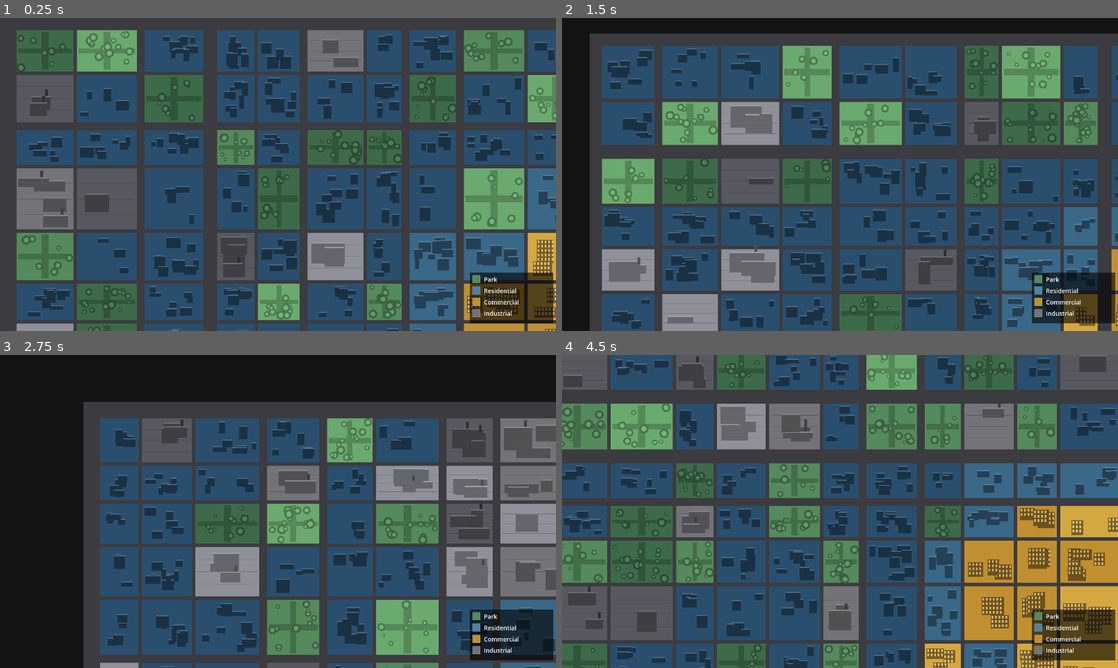
Above: before the commit, frames 1-4 (two rows, left to right).
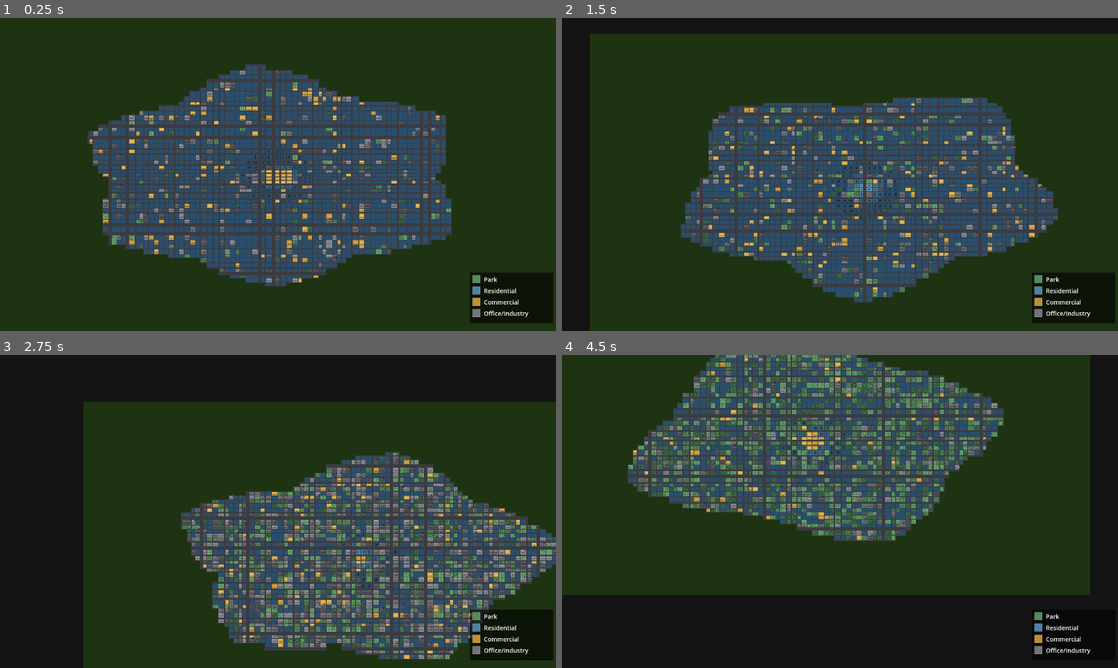
Above: after the commit, the same moments.

Repository: estebanm123/transit
Game: Godot game, scene res://city_map.tscn
The game is run twice, just before and just after one commit, with the same random seed, the same clock (stepped at 60 frames per second) and the same inputs.
Inputs (mouse positions are in pixels of both pictures, inside the frame that each line leads up to):
- Up to frame 1 (0.25 s): no input
- Up to frame 2 (1.5 s): tap Enter at 0.5 s; move the mouse to (962, 158) at 0.52 s; tap R at 0.6 s; click (962, 158) at 0.67 s; tap Space at 1.25 s; drag from (728, 190) to (812, 237) at 1.27 s
- Up to frame 3 (2.75 s): tap Enter at 2 s; move the mouse to (333, 442) at 2.02 s; tap R at 2.1 s; click (333, 442) at 2.17 s
- Up to frame 4 (4.5 s): tap Space at 2.75, 4.25 s; drag from (812, 574) to (673, 464) at 2.77 s; tap Enter at 3.5 s; move the mouse to (1006, 558) at 3.52 s; tap R at 3.6 s; click (1006, 558) at 3.67 s; drag from (673, 464) to (756, 433) at 4.27 s

The runs differ from the first frame. In frame 1, 88% of the frame differs, in the area x 0-100%, y 0-100%; in frame 2, 80%; in frame 3, 65%; in frame 4, 93%.

Commit message:
Various layout updates

Diff:
--- a/city_map.gd
+++ b/city_map.gd
@@ -1,14 +1,19 @@
 extends Node2D
 
-const MapW: int = 2560
-const MapH: int = 1440
+const MapW: int = 1280
+const MapH: int = 720
 const Margin: int = 20
-const Cols: int = 20
-const Rows: int = 12
+const Cols: int = 100
+const Rows: int = 60
 const StreetW: int = 14
 
-enum Zone { Park, Residential, Commercial, Industrial }
-
+enum Zone { Empty, Park, Residential, Commercial, OfficeIndustry }
+
+const WArterial: float = 8.0
+const WCollector: float = 4.0
+const WLocal: float = 1.5
+
+const CCountryside: Color = Color("#1e3312")
 const CStreet: Color = Color("#3b3b40")
 
 const CPark := [
@@ -51,6 +56,9 @@
 var _colors: Array
 var _details: Array
 var _font: Font
+
+var _numArms: int = 0
+var _armAngles: Array[float] = []
 
 var _zoom: float = 1.0
 var _pan: Vector2 = Vector2.ZERO
@@ -99,25 +107,50 @@
     queue_redraw()
 
 
-func _randomStreetW() -> float:
-    var r: float = rng.randf()
-    if r < 0.08:
-        return 32.0
-    elif r < 0.35:
-        return 18.0
-    else:
-        return 8.0
-
-
 func _computeLayout() -> void:
+    # 1. Decide arm angles first — these drive the arterial layout
+    _numArms = rng.randi_range(4, 6)
+    _armAngles.clear()
+    var baseAngle: float = rng.randf() * TAU
+    for i in _numArms:
+        _armAngles.append(baseAngle + float(i) * TAU / float(_numArms)
+                          + rng.randf_range(-0.12, 0.12))
+
+    # 2. Start all streets as narrow local roads
     streetW_v.clear()
     for _i in Cols + 1:
-        streetW_v.append(_randomStreetW())
-
+        streetW_v.append(WLocal)
     streetW_h.clear()
     for _i in Rows + 1:
-        streetW_h.append(_randomStreetW())
-
+        streetW_h.append(WLocal)
+
+    # 3. Place collectors at semi-regular spacing
+    var colSpacing: int = rng.randi_range(7, 11)
+    var rowSpacing: int = rng.randi_range(5, 8)
+    for col in Cols + 1:
+        if col % colSpacing == 0:
+            streetW_v[col] = WCollector
+    for row in Rows + 1:
+        if row % rowSpacing == 0:
+            streetW_h[row] = WCollector
+
+    # 4. Upgrade streets near each arm direction to arterials
+    var cxF: float = Cols * 0.5
+    var cyF: float = Rows * 0.5
+    for armAngle: float in _armAngles:
+        var ci: int = clamp(int(round(cxF + cos(armAngle) * cxF * 0.65)), 1, Cols - 1)
+        var ri: int = clamp(int(round(cyF + sin(armAngle) * cyF * 0.65)), 1, Rows - 1)
+        streetW_v[ci] = WArterial
+        streetW_h[ri] = WArterial
+        # Also promote the nearest collector on each side of center along the arm
+        var ci2: int = clamp(int(round(cxF + cos(armAngle) * cxF * 0.28)), 1, Cols - 1)
+        var ri2: int = clamp(int(round(cyF + sin(armAngle) * cyF * 0.28)), 1, Rows - 1)
+        if streetW_v[ci2] < WArterial:
+            streetW_v[ci2] = WCollector
+        if streetW_h[ri2] < WArterial:
+            streetW_h[ri2] = WCollector
+
+    # 5. Compute block sizes from remaining available space
     var totalStreetW: float = 0.0
     for sw in streetW_v:
         totalStreetW += sw
@@ -165,6 +198,24 @@
     return Rect2(_colX[col], _rowY[row], colWidths[col], rowHeights[row])
 
 
+func _isInsideCity(col: int, row: int) -> bool:
+    var cx: float = (Cols - 1) / 2.0
+    var cy: float = (Rows - 1) / 2.0
+    var dx: float = (col - cx) / (Cols / 2.0)
+    var dy: float = (row - cy) / (Rows / 2.0)
+    var nd: float = sqrt(dx * dx + dy * dy)
+    if nd < 0.55:
+        return true
+    var angle: float = atan2(dy, dx)
+    for armAngle: float in _armAngles:
+        var diff: float = angle - armAngle
+        diff -= TAU * round(diff / TAU)
+        var t: float = max(0.0, 1.0 - abs(diff) / 0.65)
+        if nd < 0.55 + 0.18 * t:
+            return true
+    return false
+
+
 func _buildMap() -> void:
     var cx: float = (Cols - 1) / 2.0
     var cy: float = (Rows - 1) / 2.0
@@ -174,6 +225,8 @@
 
     var cityParkRatio: float = rng.randf_range(0.0, 0.50)
     var cityIndRatio: float = rng.randf_range(0.0, 0.50)
+    var comCore: float = rng.randf_range(0.4, 2.4)
+    var comFringe: float = comCore + rng.randf_range(0.4, 2.0)
 
     for row in Rows:
         var zr: Array = []
@@ -186,9 +239,11 @@
             var corner: bool = (col == 0 or col == Cols - 1) and (row == 0 or row == Rows - 1)
 
             var z: Zone
-            if d < 1.6:
+            if not _isInsideCity(col, row):
+                z = Zone.Empty
+            elif d < comCore:
                 z = Zone.Commercial
-            elif d < 3.0:
+            elif d < comFringe:
                 if rng.randf() < 0.07:
                     z = Zone.Commercial
                 elif rng.randf() < cityParkRatio * 0.5:
@@ -199,8 +254,10 @@
                 var parkChance: float = min(0.95, cityParkRatio * (3.0 if corner else 1.0))
                 if rng.randf() < parkChance:
                     z = Zone.Park
+                elif rng.randf() < 0.06:
+                    z = Zone.Commercial
                 elif rng.randf() < cityIndRatio:
-                    z = Zone.Industrial
+                    z = Zone.OfficeIndustry
                 else:
                     z = Zone.Residential
 
@@ -213,77 +270,95 @@
                     c = CRes[CRes.size() - 1 - idx]
                 Zone.Commercial:
                     c = CCom[rng.randi() % CCom.size()]
-                Zone.Industrial:
+                Zone.OfficeIndustry:
                     c = CInd[rng.randi() % CInd.size()]
                 _:
                     c = Color.WHITE
 
             zr.append(z)
             cr.append(c)
-            dr.append(_genDetails(z, c, col, row))
+            dr.append(_genDetails(z, c, col, row, d))
 
         _zones.append(zr)
         _colors.append(cr)
         _details.append(dr)
 
 
-func _genDetails(z: Zone, _c: Color, col: int, row: int) -> Dictionary:
+func _genDetails(z: Zone, _c: Color, col: int, row: int, dist: float = 0.0) -> Dictionary:
     var rect: Rect2 = _blockRect(col, row)
+    var tileScale: float = sqrt(rect.get_area()) / 7.5
     var d: Dictionary = {}
 
     match z:
         Zone.Park:
             d["paths"] = [
                 Rect2(rect.position.x + rect.size.x * 0.44,
-                      rect.position.y + 4,
+                      rect.position.y + 1.5,
                       rect.size.x * 0.12,
-                      rect.size.y - 8),
-                Rect2(rect.position.x + 4,
+                      rect.size.y - 3.0),
+                Rect2(rect.position.x + 1.5,
                       rect.position.y + rect.size.y * 0.44,
-                      rect.size.x - 8,
+                      rect.size.x - 3.0,
                       rect.size.y * 0.12),
             ]
             var trees: Array = []
-            for _i in rng.randi_range(6, 16):
+            for _i in rng.randi_range(max(1, int(2.0 * tileScale)), max(1, int(6.0 * tileScale))):
                 trees.append({
                     "p": Vector2(
-                        rect.position.x + rng.randf_range(8.0, rect.size.x - 8.0),
-                        rect.position.y + rng.randf_range(8.0, rect.size.y - 8.0)),
-                    "r": rng.randf_range(4.0, 11.0),
+                        rect.position.x + rng.randf_range(3.0, max(3.0, rect.size.x - 3.0)),
+                        rect.position.y + rng.randf_range(3.0, max(3.0, rect.size.y - 3.0))),
+                    "r": rng.randf_range(1.5, 4.0),
                 })
             d["trees"] = trees
 
         Zone.Residential:
+            var floors: int
+            if dist < 3.0:
+                floors = rng.randi_range(6, 10)
+            elif dist < 6.0:
+                floors = rng.randi_range(3, 5)
+            else:
+                floors = 1
+            d["density"] = floors
             var blds: Array = []
-            for _i in rng.randi_range(3, 9):
-                var bw2: float = rng.randf_range(10.0, min(34.0, rect.size.x * 0.33))
-                var bh2: float = rng.randf_range(10.0, min(34.0, rect.size.y * 0.33))
+            if floors == 1:
+                for _i in rng.randi_range(max(1, int(1.0 * tileScale)), max(1, int(3.0 * tileScale))):
+                    var bw2: float = rng.randf_range(0.5, max(0.5, min(0.9, rect.size.x * 0.028)))
+                    var bh2: float = rng.randf_range(0.6, max(0.6, min(1.0, rect.size.y * 0.028)))
+                    blds.append(Rect2(
+                        rect.position.x + rng.randf_range(0.5, max(0.5, rect.size.x - bw2 - 0.5)),
+                        rect.position.y + rng.randf_range(0.5, max(0.5, rect.size.y - bh2 - 0.5)),
+                        bw2, bh2))
+            else:
+                var towerH: float = min(float(floors) * 2.7 + 1.5, rect.size.y - 4.0)
+                for _i in rng.randi_range(max(1, int(1.0 * tileScale)), max(1, int(3.0 * tileScale))):
+                    var bw2: float = rng.randf_range(3.5, min(8.0, rect.size.x * 0.28))
+                    blds.append(Rect2(
+                        rect.position.x + rng.randf_range(2.0, max(2.0, rect.size.x - bw2 - 2.0)),
+                        rect.position.y + rng.randf_range(2.0, max(2.0, rect.size.y - towerH - 2.0)),
+                        bw2, towerH))
+            d["blds"] = blds
+
+        Zone.Commercial:
+            var blds: Array = []
+            for _i in rng.randi_range(max(1, int(1.0 * tileScale)), max(1, int(2.0 * tileScale))):
+                var bw2: float = rng.randf_range(9.0, min(20.0, rect.size.x * 0.55))
+                var bh2: float = rng.randf_range(5.5, min(13.0, rect.size.y * 0.40))
                 blds.append(Rect2(
-                    rect.position.x + rng.randf_range(5.0, rect.size.x - bw2 - 5.0),
-                    rect.position.y + rng.randf_range(5.0, rect.size.y - bh2 - 5.0),
+                    rect.position.x + rng.randf_range(1.5, max(1.5, rect.size.x - bw2 - 1.5)),
+                    rect.position.y + rng.randf_range(1.5, max(1.5, rect.size.y - bh2 - 1.5)),
                     bw2, bh2))
             d["blds"] = blds
 
-        Zone.Commercial:
-            var blds: Array = []
-            for _i in rng.randi_range(2, 5):
-                var bw2: float = rng.randf_range(22.0, min(56.0, rect.size.x * 0.52))
-                var bh2: float = rng.randf_range(22.0, min(56.0, rect.size.y * 0.52))
-                blds.append(Rect2(
-                    rect.position.x + rng.randf_range(4.0, rect.size.x - bw2 - 4.0),
-                    rect.position.y + rng.randf_range(4.0, rect.size.y - bh2 - 4.0),
-                    bw2, bh2))
-            d["blds"] = blds
-
-        Zone.Industrial:
+        Zone.OfficeIndustry:
             var blds: Array = []
             var stacks: Array = []
-            for _i in rng.randi_range(1, 4):
-                var bw2: float = rng.randf_range(26.0, min(80.0, rect.size.x * 0.70))
-                var bh2: float = rng.randf_range(16.0, min(60.0, rect.size.y * 0.60))
+            for _i in rng.randi_range(max(1, int(1.0 * tileScale)), max(1, int(2.0 * tileScale))):
+                var bw2: float = rng.randf_range(9.0, min(27.0, rect.size.x * 0.70))
+                var bh2: float = rng.randf_range(5.5, min(20.0, rect.size.y * 0.60))
                 var br: Rect2 = Rect2(
-                    rect.position.x + rng.randf_range(4.0, rect.size.x - bw2 - 4.0),
-                    rect.position.y + rng.randf_range(4.0, rect.size.y - bh2 - 4.0),
+                    rect.position.x + rng.randf_range(1.5, max(1.5, rect.size.x - bw2 - 1.5)),
+                    rect.position.y + rng.randf_range(1.5, max(1.5, rect.size.y - bh2 - 1.5)),
                     bw2, bh2)
                 blds.append(br)
                 if rng.randf() < 0.40:
@@ -292,8 +367,8 @@
             for i in 3:
                 var ly: float = rect.position.y + (i + 1) * rect.size.y / 4.0
                 lines.append([
-                    Vector2(rect.position.x + 4.0, ly),
-                    Vector2(rect.position.x + rect.size.x - 4.0, ly),
+                    Vector2(rect.position.x + 1.5, ly),
+                    Vector2(rect.position.x + rect.size.x - 1.5, ly),
                 ])
             d["blds"] = blds
             d["stacks"] = stacks
@@ -308,17 +383,23 @@
 
     draw_set_transform(_pan, 0.0, Vector2(_zoom, _zoom))
 
-    draw_rect(Rect2(0, 0, MapW, MapH), CStreet)
+    draw_rect(Rect2(0, 0, MapW, MapH), CCountryside)
 
     for row in Rows:
         for col in Cols:
+            var zone: Zone = _zones[row][col]
+            if zone == Zone.Empty:
+                continue
             var rect: Rect2 = _blockRect(col, row)
-            var zone: Zone = _zones[row][col]
+            var sl: float = streetW_v[col]
+            var sr: float = streetW_v[col + 1]
+            var st: float = streetW_h[row]
+            var sb: float = streetW_h[row + 1]
+            draw_rect(Rect2(rect.position.x - sl, rect.position.y - st,
+                            rect.size.x + sl + sr, rect.size.y + st + sb), CStreet)
             var color: Color = _colors[row][col]
-            var details: Dictionary = _details[row][col]
-
             draw_rect(rect, color)
-            _drawZoneDetail(zone, color, details)
+            _drawZoneDetail(zone, color, _details[row][col])
 
     draw_set_transform(Vector2.ZERO, 0.0, Vector2.ONE)
     _drawLegend()
@@ -334,31 +415,55 @@
                 draw_circle(t["p"], t["r"] * 0.55, c.lightened(0.10))
 
         Zone.Residential:
+            var density: int = det.get("density", 3)
             for b: Rect2 in det.get("blds", []):
-                draw_rect(b, c.darkened(0.38))
-                draw_rect(Rect2(b.position.x, b.position.y, b.size.x, 2.0),
-                          c.lightened(0.20))
+                if density == 1:
+                    var roofBaseY: float = b.position.y + b.size.y * 0.42
+                    var bodyH: float = b.size.y * 0.58
+                    draw_colored_polygon(PackedVector2Array([
+                        Vector2(b.position.x - 1.0, roofBaseY),
+                        Vector2(b.end.x + 1.0, roofBaseY),
+                        Vector2(b.position.x + b.size.x * 0.5, b.position.y),
+                    ]), c.darkened(0.22))
+                    draw_rect(Rect2(b.position.x, roofBaseY, b.size.x, bodyH),
+                              c.darkened(0.38))
+                    var dw: float = b.size.x * 0.28
+                    draw_rect(Rect2(b.position.x + (b.size.x - dw) * 0.5,
+                                   b.end.y - bodyH * 0.45, dw, bodyH * 0.45),
+                              c.darkened(0.60))
+                else:
+                    draw_rect(b, c.darkened(0.38))
+                    var floors: int = density
+                    var floorH: float = b.size.y / floors
+                    var wc: Color = c.lightened(0.32)
+                    for f in floors:
+                        var fy: float = b.position.y + f * floorH + 1.5
+                        var winH: float = max(2.0, floorH - 3.5)
+                        var xi: float = b.position.x + 2.0
+                        while xi + 3.5 < b.end.x - 1.5:
+                            draw_rect(Rect2(xi, fy, 3.5, winH), wc)
+                            xi += 6.0
 
         Zone.Commercial:
             for b: Rect2 in det.get("blds", []):
                 draw_rect(b, c.darkened(0.44))
-                var wc: Color = c.lightened(0.30)
-                var xi: float = b.position.x + 2.0
-                while xi + 4.0 < b.end.x:
-                    var yi: float = b.position.y + 2.0
-                    while yi + 6.0 < b.end.y:
-                        draw_rect(Rect2(xi, yi, 4.0, 6.0), wc)
-                        yi += 10.0
-                    xi += 8.0
-
-        Zone.Industrial:
+                draw_rect(Rect2(b.position.x, b.position.y, b.size.x, 4.0),
+                          c.lightened(0.22))
+                var winY: float = b.position.y + 7.0
+                var winH: float = max(5.0, b.size.y - 11.0)
+                var xi: float = b.position.x + 3.0
+                while xi + 7.0 < b.end.x - 2.0:
+                    draw_rect(Rect2(xi, winY, 7.0, winH), c.lightened(0.38))
+                    xi += 11.0
+
+        Zone.OfficeIndustry:
             for b: Rect2 in det.get("blds", []):
                 draw_rect(b, c.darkened(0.30))
                 draw_rect(Rect2(b.position.x, b.position.y, b.size.x, 3.0),
                           c.lightened(0.12))
             for s: Vector2 in det.get("stacks", []):
-                draw_rect(Rect2(s.x, s.y - 14.0, 6.0, 14.0), c.darkened(0.50))
-                draw_rect(Rect2(s.x - 1.0, s.y - 15.0, 8.0, 3.0), c.darkened(0.40))
+                draw_rect(Rect2(s.x, s.y - 5.0, 2.0, 5.0), c.darkened(0.50))
+                draw_rect(Rect2(s.x - 0.5, s.y - 5.5, 3.0, 1.0), c.darkened(0.40))
             for ln in det.get("lines", []):
                 draw_line(ln[0], ln[1], c.darkened(0.24), 1.0)
 
@@ -376,7 +481,7 @@
         {"c": CPark[1], "lbl": "Park"},
         {"c": CRes[2],  "lbl": "Residential"},
         {"c": CCom[0],  "lbl": "Commercial"},
-        {"c": CInd[1],  "lbl": "Industrial"},
+        {"c": CInd[1],  "lbl": "Office/Industry"},
     ]
 
     var vpSize: Vector2 = get_viewport_rect().size
